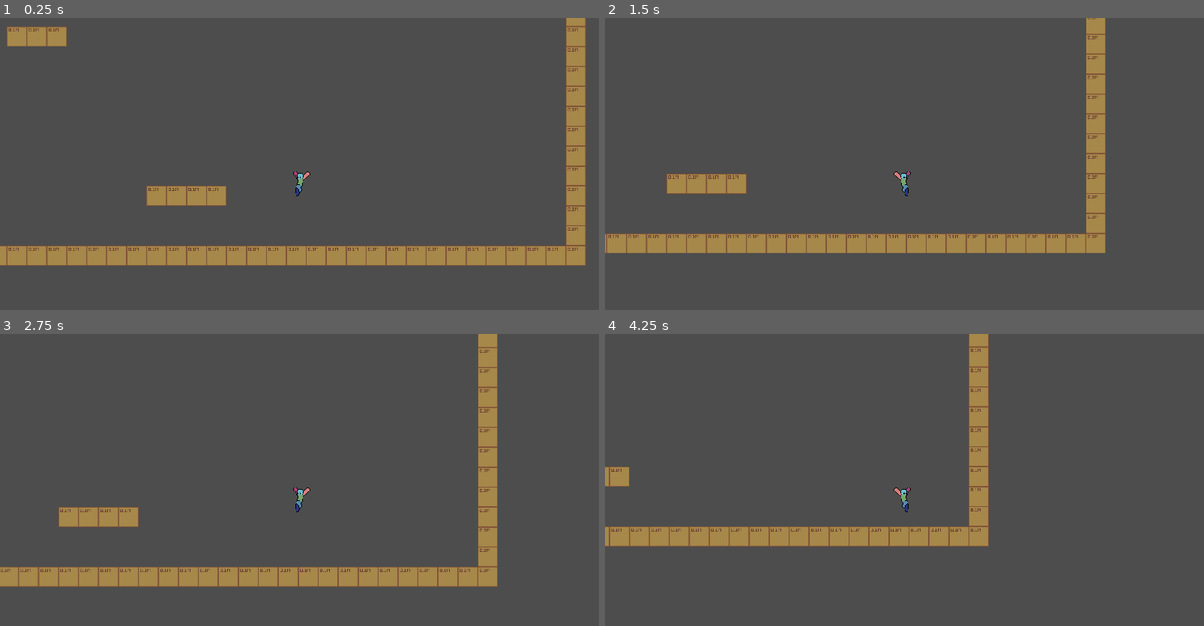
Above: before the commit, frames 1-4 (two rows, left to right).
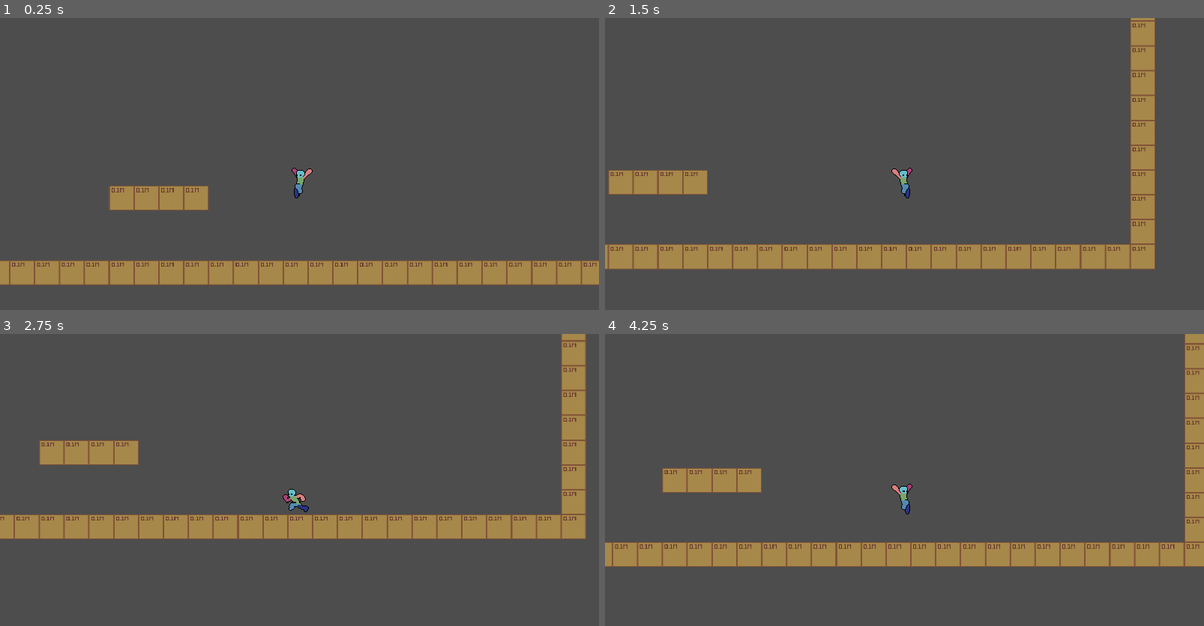
Above: after the commit, the same moments.

Repository: baqirsaq/meat-jar-souls
Game: Godot game, scene res://assets/debug/debug_world.tscn
Two runs of this game, one before a commit and one after it. Both use one fixed random seed, a clock stepped at 60 frames per second and the inputs below. The project has no main scene, so this scene is started directly.
Inputs:
- Up to frame 1 (0.25 s): no input
- Up to frame 2 (1.5 s): hold S (right) from 0.53 s (still down); tap Space (jump) at 0.6, 0.77, 1.07 s; tap Shift (crouch) at 1.35 s
- Up to frame 3 (2.75 s): tap Space (jump) at 1.52, 1.55, 1.82, 2.1 s; release S (right) at 2.03 s; hold A (left) from 2.03 s (still down)
- Up to frame 4 (4.25 s): release A (left) at 2.78 s; hold S (right) from 2.78 s (still down); tap Shift (crouch) at 2.85 s; tap Space (jump) at 3.02, 3.05, 3.32, 3.6, 3.77, 4.07 s

The runs differ from the first frame. In frame 1, 17% of the frame differs, in the area x 0-100%, y 0-92%; in frame 2, 16%; in frame 3, 20%, in the area x 0-98%, y 0-87%; in frame 4, 18%.

Commit message:
wall slide and jump

Diff:
--- a/assets/debug/debug_world.tscn
+++ b/assets/debug/debug_world.tscn
@@ -22,6 +22,7 @@
 scale = Vector2(2, 2)
 
 [node name="Camera2D" type="Camera2D" parent="Player"]
+zoom = Vector2(1.245, 1.245)
 
 [node name="TileMap" type="TileMap" parent="."]
 scale = Vector2(2, 2)
--- a/assets/player.tscn
+++ b/assets/player.tscn
@@ -277,9 +277,14 @@
 
 [node name="Generic" type="Node2D" parent="RayCast"]
 
+[node name="LeftGenericRay" type="RayCast2D" parent="RayCast/Generic"]
+position = Vector2(-41, 2)
+target_position = Vector2(-6, 0)
+hit_from_inside = true
+
 [node name="RightGenericRay" type="RayCast2D" parent="RayCast/Generic"]
 position = Vector2(-21, 2)
-target_position = Vector2(4, 0)
+target_position = Vector2(6, 0)
 hit_from_inside = true
 
 [node name="CoyoteTimer" type="Timer" parent="."]
--- a/scripts/player_controller.gd
+++ b/scripts/player_controller.gd
@@ -6,11 +6,11 @@
 # add wall clime and stamina
 # add ledge grab
 
-enum PlayerState { IDLE, RUN, SLIDE, CROUCH, WALL_BOUNCE, AIR_MOVEMENT }
+enum PlayerState { IDLE, RUN, SLIDE, CROUCH, WALL_BOUNCE, WALL_SLIDE, AIR_MOVEMENT }
 
 #region CONSTANTS
 # JUMP
-const JUMP_HEIGHT: float = -600.0
+const JUMP_HEIGHT: float = -650.0
 ## how fast does the jump stop after it cut, makes the transition really smooth
 const JUMP_CUT_POWER: float = 0.5
 ## only assist movement when moving upward significant
@@ -26,7 +26,7 @@
 const LURCH_STEP: float = 50.0
 
 # GROUND MOVEMENT
-const MAX_RUN_SPEED: float = 450.0
+const MAX_RUN_SPEED: float = 600.0
 const MAX_CROUCH_SPEED: float = 200.0
 const GROUND_ACCELERATION: float = 30.0
 const FRICTION: float = 20.0
@@ -40,11 +40,10 @@
 # WALL INTERACTIONS
 const WALL_BOUNCE_POWER: float = 0.5
 const WALL_BOUNCE_THRESHOLD: float = 400
-const WALL_JUMP_PUSH_FORCE:float = 200.0
-
+const WALL_JUMP_PUSH_FORCE:float = 500.0
 
 # PHYSICS
-const WALL_GRAVITY: float  = 8.5
+const WALL_GRAVITY: float  = 1.5
 const MIN_GRAVITY: float = 14.0
 const MAX_GRAVITY: float = 18.0
 ## higher = faster transition to MAX_GRAVITY
@@ -60,11 +59,13 @@
 var is_crouching: bool = false
 
 # INPUT
-var horizontal_input_axis: float = 0.0
+var vertical_input_axis: float = 0.0 # -1.0 if down 1.0 if up
+var horizontal_input_axis: float = 0.0 # -1.0 if left 1.0 if right
 var is_coyote_time_activated: bool = false
 var is_lurch_possible: bool = false
 
 # PHYSICS
+var wall_direction: float = 0.0 # -1.0 if left 1.0 if right
 var gravity: float = MIN_GRAVITY
 ## gravitational acceleration that gravity lerp to
 var target_gravity: float = MIN_GRAVITY
@@ -96,6 +97,7 @@
 @onready var left_ledge_hop_lower: RayCast2D = $RayCast/LedgeHop/LeftLedgeHopLower
 @onready var right_ledge_hop_upper: RayCast2D = $RayCast/LedgeHop/RightLedgeHopUpper
 @onready var right_ledge_hop_lower: RayCast2D = $RayCast/LedgeHop/RightLedgeHopLower
+@onready var left_generic_ray: RayCast2D = $RayCast/Generic/LeftGenericRay
 @onready var right_generic_ray: RayCast2D = $RayCast/Generic/RightGenericRay
 
 #COLLIDERS
@@ -107,7 +109,9 @@
 
 
 func _physics_process(delta: float) -> void:
+	_get_wall_direction()
 	previous_velocity = velocity
+	vertical_input_axis = Input.get_axis("down", "up")
 	horizontal_input_axis = Input.get_axis("left", "right")
 	#if Input.is_action_pressed("crouch") and is_on_floor():
 		#_start_slide()
@@ -142,6 +146,8 @@
 		PlayerState.AIR_MOVEMENT:
 			animator.play("player_fall_idle_low")
 			_handle_air_momentum()
+		PlayerState.WALL_SLIDE:
+			_handle_wall_slide_and_jump()
 
 
 	_update_jump_buffer()
@@ -174,6 +180,22 @@
 			velocity.x = move_toward(velocity.x, target_speed, LURCH_STEP)
 
 
+func _handle_wall_slide_and_jump() -> void:
+	gravity = WALL_GRAVITY
+	if Input.is_action_just_pressed("jump"):
+		if !is_on_wall():
+			velocity.x *= -1.0
+			velocity.y += get_wall_jump_vector(WALL_JUMP_PUSH_FORCE).y
+		velocity += get_wall_jump_vector(WALL_JUMP_PUSH_FORCE)
+
+
+func _get_wall_direction() -> void:
+	if left_generic_ray.is_colliding():
+		wall_direction = -1.0
+	if right_generic_ray.is_colliding():
+		wall_direction = 1.0
+
+
 func _handle_run() -> void:
 	var target_speed = horizontal_input_axis * MAX_RUN_SPEED
 	velocity.x = move_toward(velocity.x, target_speed, GROUND_ACCELERATION)
@@ -306,6 +328,19 @@
 		velocity.y -= LEDGE_BOOST_POWER
 	if _should_boost_right_ledge():
 		velocity.y -= LEDGE_BOOST_POWER
+
+
+func get_wall_jump_vector( jump_power: float ) -> Vector2:
+	# Map input (-1 -> 1) to angle (0° -> 90°)
+	var angle_deg = lerp(0.0, 75.0, (vertical_input_axis + 1.0) * 0.5)
+	var angle_rad = deg_to_rad(angle_deg)
+
+	var dir := Vector2(
+		cos(angle_rad) * -wall_direction,
+		-sin(angle_rad)
+	)
+
+	return dir * jump_power
 
 
 func _resize_collider(offset: float = 0.0, size: float = 1.0) -> void:
@@ -383,8 +418,13 @@
 func _process_airborne(delta: float):
 	_change_state(PlayerState.AIR_MOVEMENT)
 	_handle_jump_cut()
-	_calculate_gravity(delta)
-	target_gravity = MAX_GRAVITY
+	if !_should_wall_slide():
+		_calculate_gravity(delta)
+		target_gravity = MAX_GRAVITY
+
+	if _should_wall_slide():
+		print("Wall Jump!")
+		_change_state(PlayerState.WALL_SLIDE)
 
 	if coyote_timer.is_stopped() and !is_coyote_time_activated:
 		coyote_timer.start()
@@ -399,12 +439,23 @@
 
 #region CONDITIONS
 
+func _should_wall_slide() -> bool:
+	var is_colliding_with_wall := (
+		left_generic_ray.is_colliding()
+		or right_generic_ray.is_colliding()
+	)
+
+	var pushing_away: bool = horizontal_input_axis != 0.0 \
+		and sign(horizontal_input_axis) != wall_direction
+
+	return is_colliding_with_wall and velocity.y > 0.0 and not pushing_away
+
 
 func _can_apply_ledge_boost() -> bool:
-	var is_in_velocity_window = (
+	var is_in_velocity_window: bool  = (
 		velocity.y > MIN_LEDGE_BOOST_VELOCITY and velocity.y < MAX_LEDGE_BOOST_VELOCITY
 	)
-	var has_horizontal_momentum = abs(velocity.x) > 3.0
+	var has_horizontal_momentum: float = abs(velocity.x) > 3.0
 	return is_in_velocity_window and has_horizontal_momentum
 
 
Not shown, added: assets/debug tiles.kra
